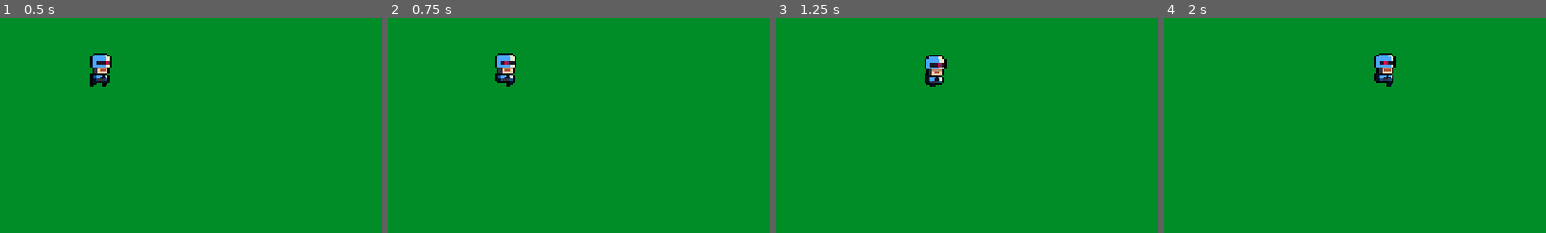
Above: before the commit, frames 1-4 (left to right).
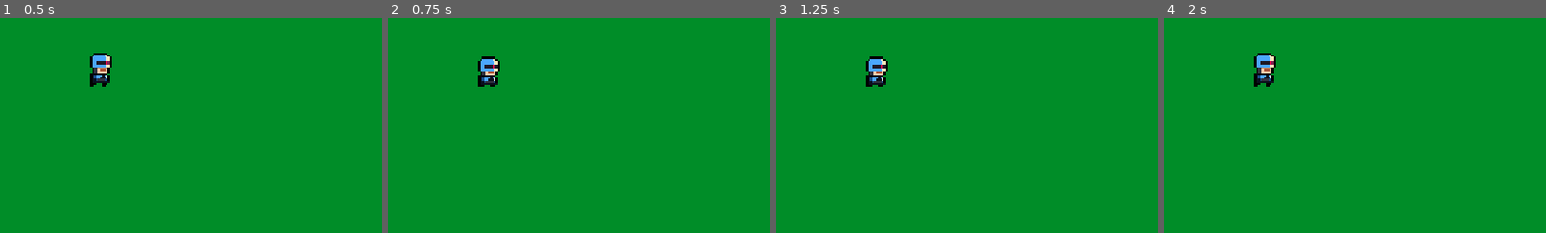
Above: after the commit, the same moments.

Repository: mubixd69-ux/Very-Awesome-Cool-Roguelike
Game: Godot game, scene res://main.tscn
Two runs of this game, one before a commit and one after it. Both use one fixed random seed, a clock stepped at 60 frames per second and the inputs below.
Inputs (mouse positions are % of the whole screen's width and height, from its top left):
- Up to frame 1 (0.5 s): no input
- Up to frame 2 (0.75 s): tap Enter (ui_accept) at 0.5 s; move the mouse to (72, 45) at 0.52 s; hold D (right) from 0.53 s (still down); tap Alt at 0.6 s; click (72, 45) at 0.67 s
- Up to frame 3 (1.25 s): keep holding D (right); tap Enter (ui_accept) at 0.77 s
- Up to frame 4 (2 s): keep holding D (right); move the mouse to (30, 55) at 1.27 s; tap Shift at 1.35 s; click (30, 55) at 1.42 s; tap Enter (ui_accept) at 1.52 s
The pictures show only the part of the screen within x 1-51%, y 0-50%; the shares and areas given below are measured in that part.

Frame 1 is identical in both runs. In frame 2, 1.3% of the frame differs, in the area x 23-34%, y 16-32%; in frame 3, 1.4%; in frame 4, 1.5%, in the area x 23-61%, y 16-32%.
Error after the commit: Invalid access to property or key 'position' on a base object of type 'null instance'. (res://player.gd:14)

Commit message:
Coded the hand
ok so first I coded a hand(more info abt what I mean by a hand in player.tscn) made the hand follow the direction of the mouse pointer for aiming purposes with a fixed offset and when I make the hand hold a gun the gun automatically aims at the direction of the pointer!

Diff:
--- a/player.gd
+++ b/player.gd
@@ -2,11 +2,19 @@
 
 @export var movement_speed : float = 500
 var character_direction : Vector2
+var hand_direction : Vector2
+var hand_offset = 17
+var hand_angle = 0
 
 func _physics_process(delta: float) -> void:
 	character_direction.x = Input.get_axis("left", "right")
 	character_direction.y = Input.get_axis("down", "up")
 	character_direction = character_direction.normalized()
+	hand_direction = (get_global_mouse_position()-$".".position).normalized()
+	$Hand.position.x = hand_direction.x * hand_offset
+	$Hand.position.y = -6 + hand_direction.y * hand_offset
+	hand_angle = rad_to_deg(atan2(hand_direction.y, hand_direction.x))
+	$Hand.rotation_degrees = hand_angle
 
 	# flip
 	if character_direction.x > 0: %AnimatedSprite2D.flip_h = false
